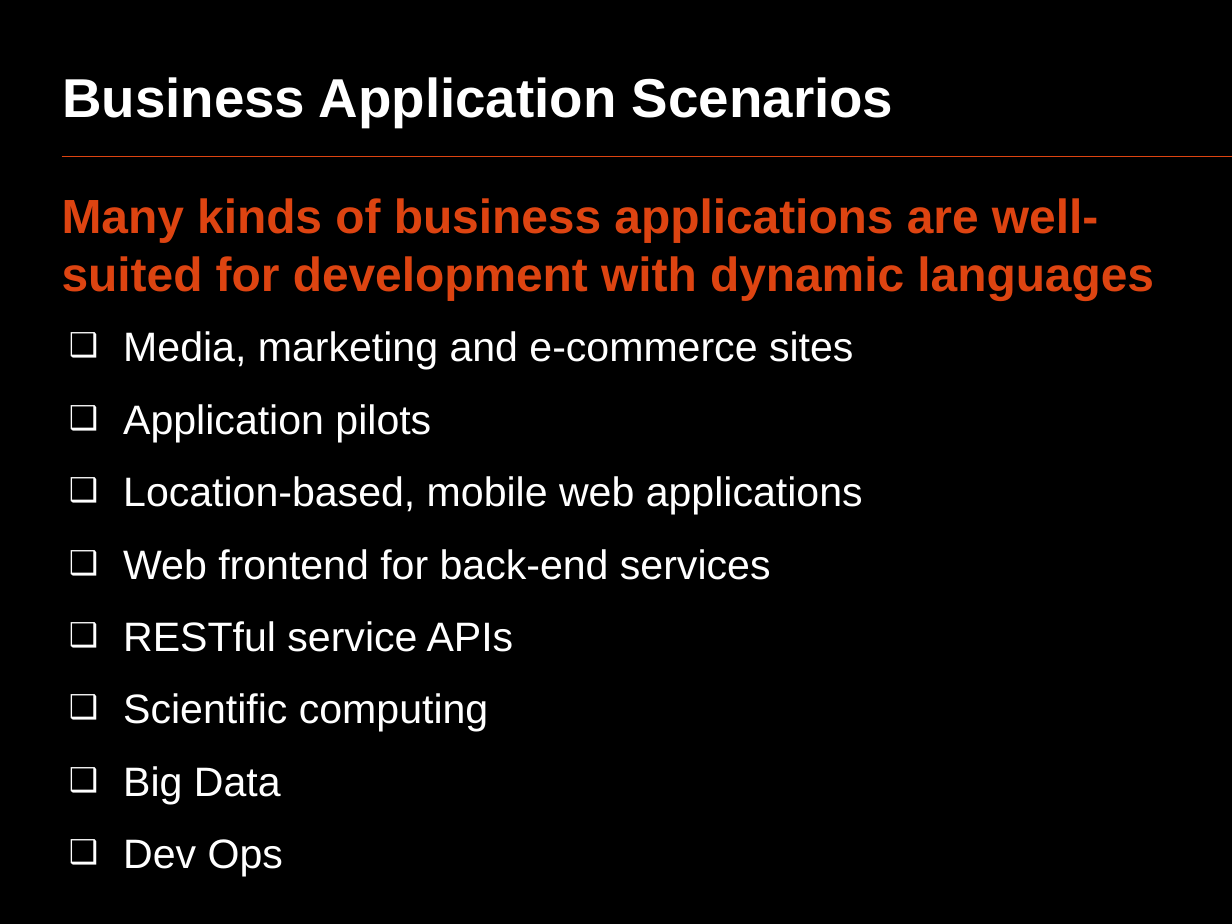
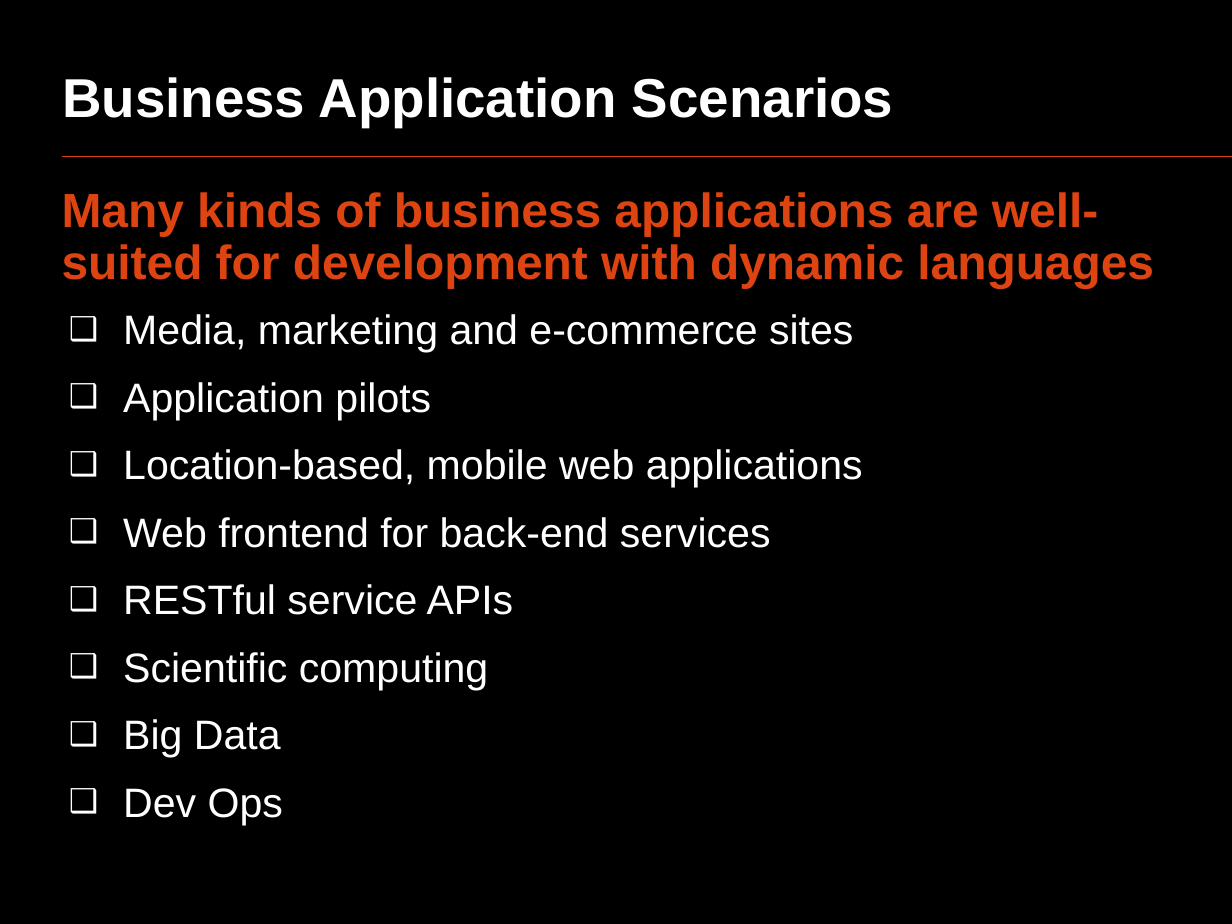
Before and after one commit to oscarrenalias/openslava-2013, a slide deck: slide 20 of Dynamic languages/OpenSlava 2013 - Dynamic languages.pptx. Drawn at 1232x924 pixels with LibreOffice and Linux fonts; fonts in the diff are those of the drawing. Boxes give left, top, right and bottom in pixels: in the first picture for what was removed or moved away, otherwise in the second. Text is boxed around its words. In the diff, an @@ line names an element or a change of style, - is before the commit and + after.

```diff
--- a/Dynamic languages/OpenSlava 2013 - Dynamic languages.pptx
+++ b/Dynamic languages/OpenSlava 2013 - Dynamic languages.pptx
@@ text "Many kinds of business applications ..." at [62,192,1154,825]: line spacing 1 to 0.9 @@
```
Also in this commit, not shown: 9 other slides changed, 1 slide added, 1 slide removed.
